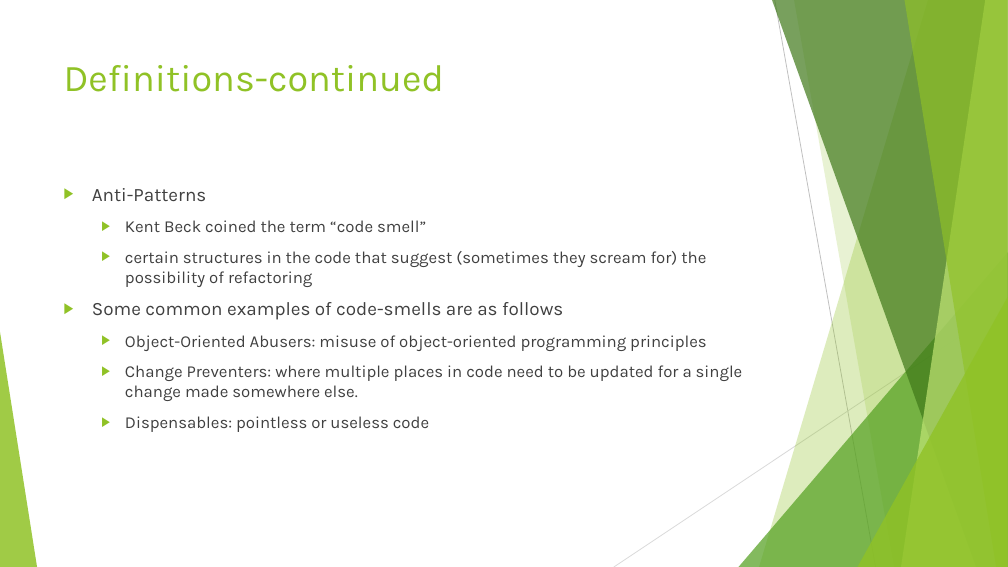
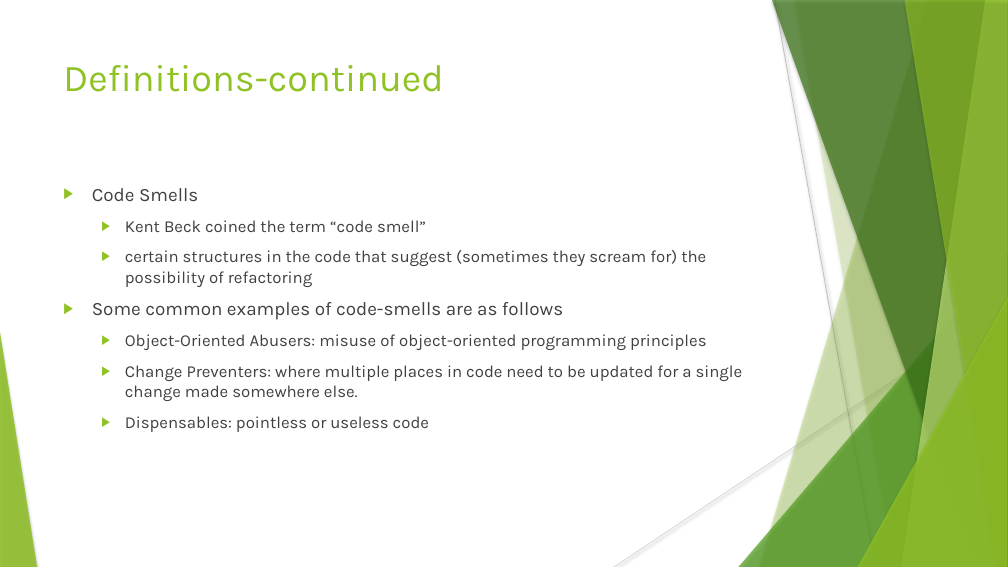
Before and after one commit to rodger79/CS6000, a slide deck: slide 7 of presentation/Presentation On Code Smells and Machine Learning Research.pptx (slide 8 before the commit). Drawn at 1008x567 pixels with LibreOffice and Linux fonts; fonts in the diff are those of the drawing. Boxes give left, top, right and bottom in pixels: in the first picture for what was removed or moved away, otherwise in the second. Text is boxed around its words. In the diff, an @@ line names an element or a change of style, - is before the commit and + after.

```diff
--- a/presentation/Presentation On Code Smells and Machine Learning Research.pptx
+++ b/presentation/Presentation On Code Smells and Machine Learning Research.pptx
@@ line (775, 0) - (876, 567): stroke #BFBFBF 0.75 pt to #BFBFBF 0.74 pt @@
@@ freeform shape at (x1=794, y1=0, x2=1008, y2=567): shadow on; outline redrawn @@
@@ text at (x1=92, y1=188, x2=198, y2=201): text changed @@
-▶ Anti-Patterns
+▶ Code Smells
@@ shadow on in 6 elements at (x1=759, y1=0, x2=1008, y2=567), (x1=739, y1=252, x2=1008, y2=567), (x1=772, y1=0, x2=1008, y2=567), (x1=901, y1=0, x2=1008, y2=567), (x1=904, y1=0, x2=1008, y2=567), (x1=858, y1=297, x2=1008, y2=567) @@
@@ text at (x1=92, y1=302, x2=563, y2=320): indent changed @@
@@ line (1008, 305) - (614, 567): stroke #D9D9D9 0.75 pt to #D9D9D9 0.74 pt @@
```
Also in this commit, not shown: 15 other slides changed, 2 slides removed.
